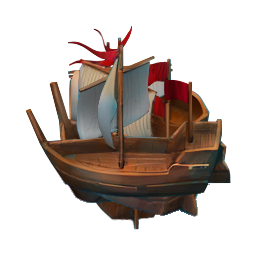
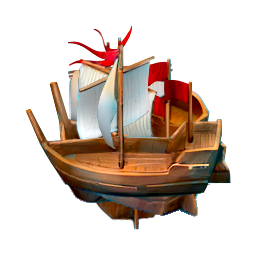
Layers edited between the first and the second 256px x 256px image:
painted on "Ship_Left" over left=26, top=41, right=231, bottom=198
painted on "Ship_Left_Up" over left=49, top=28, right=209, bottom=217
painted on "Ship_Left_Down" over left=52, top=45, right=210, bottom=203
painted on "Ship_Down" over left=68, top=37, right=172, bottom=199
painted on "Ship_Up" over left=68, top=26, right=173, bottom=230
